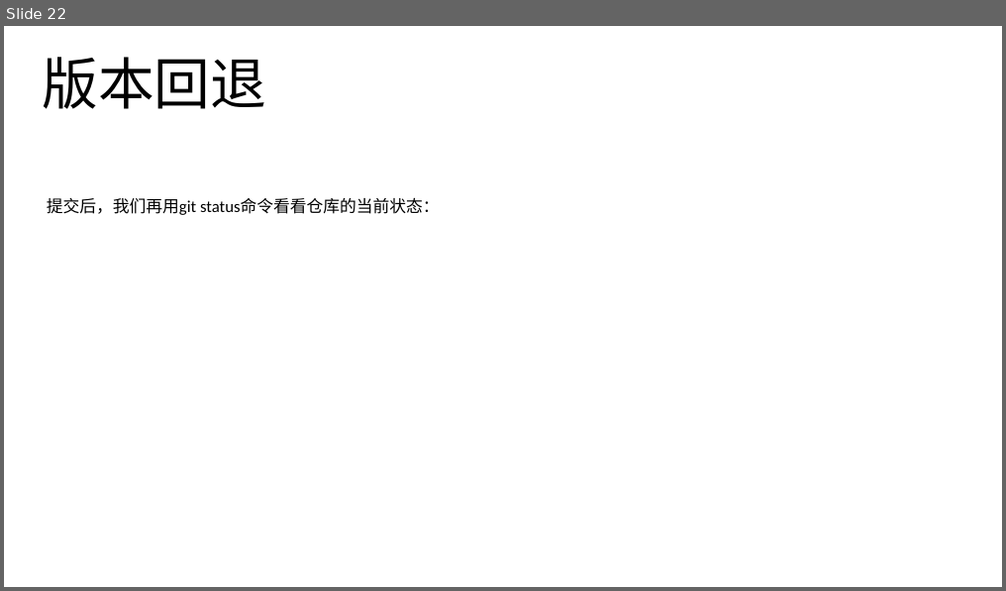
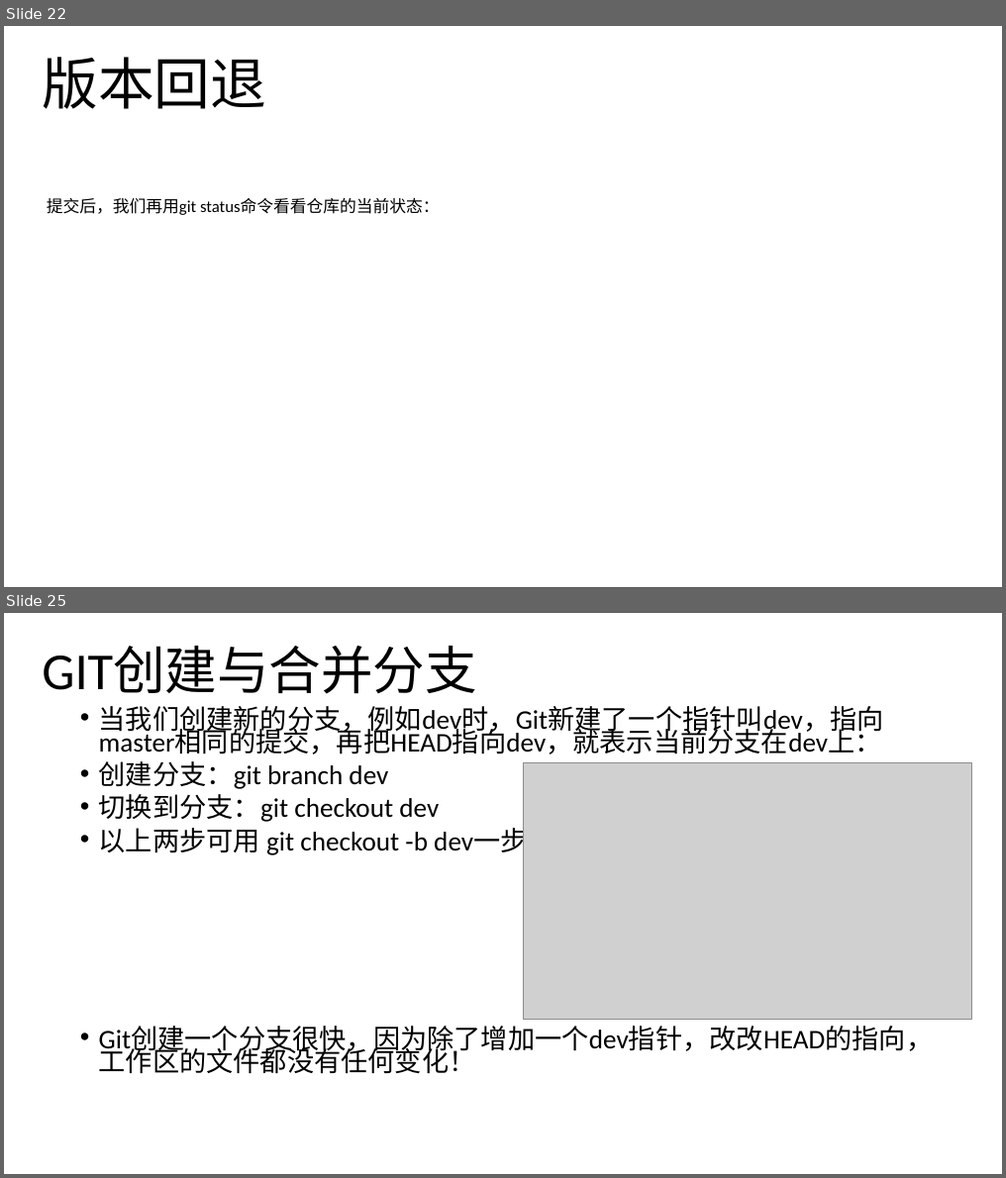
Before and after one commit to noprom/shandong, a slide deck: doc/ppt/helin.pptx. Shown one above the other, each under a label of ours: slide 22 before the commit, slides 22 and 25 after it; the slides between them are not shown. The pictures are 1006x591 and 1006x1178 pixels, drawn with LibreOffice and Linux fonts; fonts in the diff are those of the drawing; grey boxes stand for pictures. Boxes give left, top, right and bottom in pixels: in the first picture for what was removed or moved away, otherwise in the second. Text is boxed around its words. In the diff, an @@ line names an element or a change of style, - is before the commit and + after.

Commit message:
增加新内容

```diff
--- a/doc/ppt/helin.pptx
+++ b/doc/ppt/helin.pptx
@@ slide 25 added at [4, 613, 1002, 1174], background #FFFFFF @@
@@ text added at [42, 646, 477, 694], 50 pt, text #000000 @@
+GIT创建与合并分支
@@ text added at [99, 706, 934, 1074], 25.9 pt, text #000000 @@
+• 当我们创建新的分支，例如dev时，Git新建了一个指针叫dev，指向master相同的提交，再把HEAD指向dev，就表示当前分支在dev上：
+• 创建分支：git branch dev
+• 切换到分支：git checkout dev
+• 以上两步可用 git checkout -b dev一步到位
+• Git创建一个分支很快，因为除了增加一个dev指针，改改HEAD的指向，工作区的文件都没有任何变化！
@@ picture added at [524, 762, 972, 1020] @@
```
Also in this commit, not shown: 1 slide changed, 7 other slides added, 1 other file.
